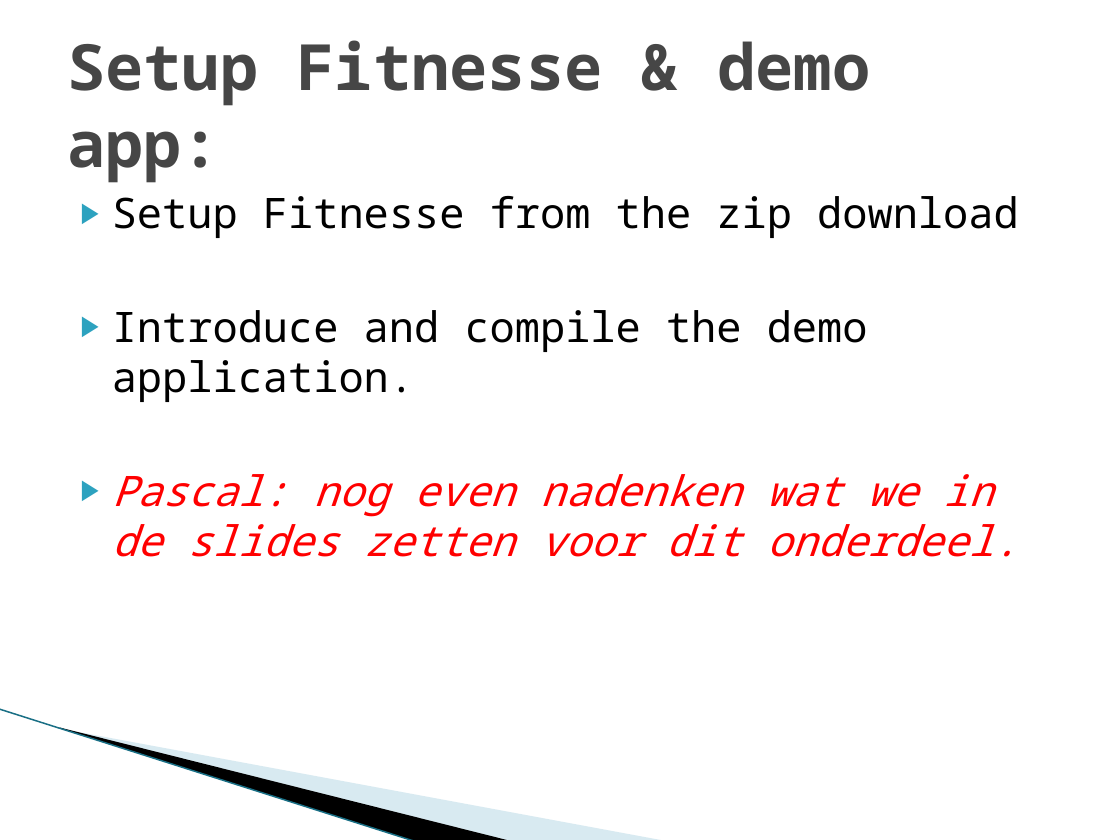
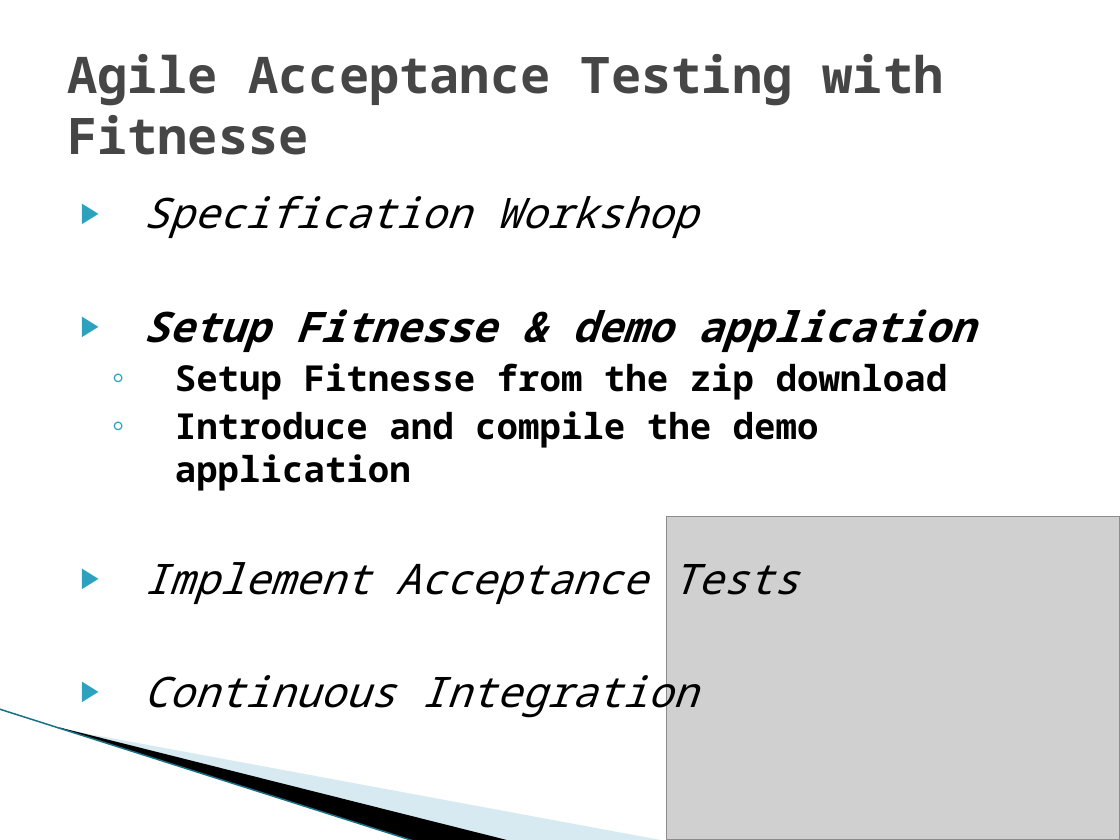
Before and after one commit to michelgrootjans/agileacceptancetesting, a slide deck: slide 10 of Slides/20090514_iLearn_AgileAcceptanceTesting.pptx (slide 9 before the commit). Drawn at 1120x840 pixels with LibreOffice and Linux fonts; fonts in the diff are those of the drawing; grey boxes stand for pictures; background and template pictures are left out. Boxes give left, top, right and bottom in pixels: in the first picture for what was removed or moved away, otherwise in the second. Text is boxed around its words. In the diff, an @@ line names an element or a change of style, - is before the commit and + after.

```diff
--- a/Slides/20090514_iLearn_AgileAcceptanceTesting.pptx
+++ b/Slides/20090514_iLearn_AgileAcceptanceTesting.pptx
@@ title at box(67, 54, 944, 155): text changed; size 41 to 32.4 pt @@
-Setup Fitnesse & demo app:
+Agile Acceptance Testing with Fitnesse
@@ text at box(143, 196, 975, 352): paragraphs added @@
+▶ Specification Workshop
+▶ Setup Fitnesse & demo application
@@ text at box(175, 363, 948, 400): size 27 to 23 pt, bold on in "Setup Fitnesse from the zip download"; bullet ▶ to ◦; list level 1 to 2 in "Setup Fitnesse from the zip ..." @@
@@ text at box(143, 411, 819, 719): text changed; text colour #FF0000 to #000000 @@
-▶ Introduce and compile the demo application.
-▶ Pascal: nog even nadenken wat we in de slides zetten voor dit onderdeel.
+  ◦ Introduce and compile the demo application
+▶ Implement Acceptance Tests
+▶ Continuous Integration
@@ picture added at box(666, 516, 1120, 840) @@
```
Also in this commit, not shown: 2 other slides changed, 8 slides added, 1 slide removed.
